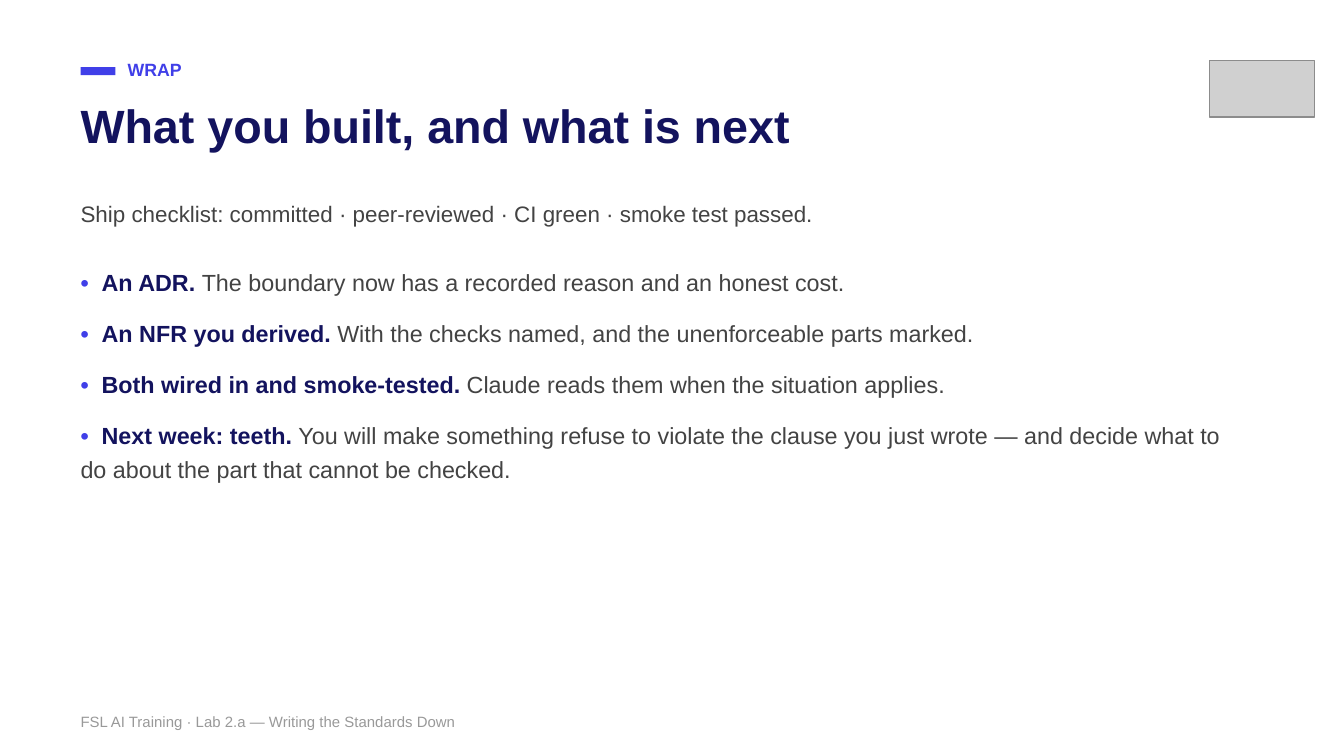
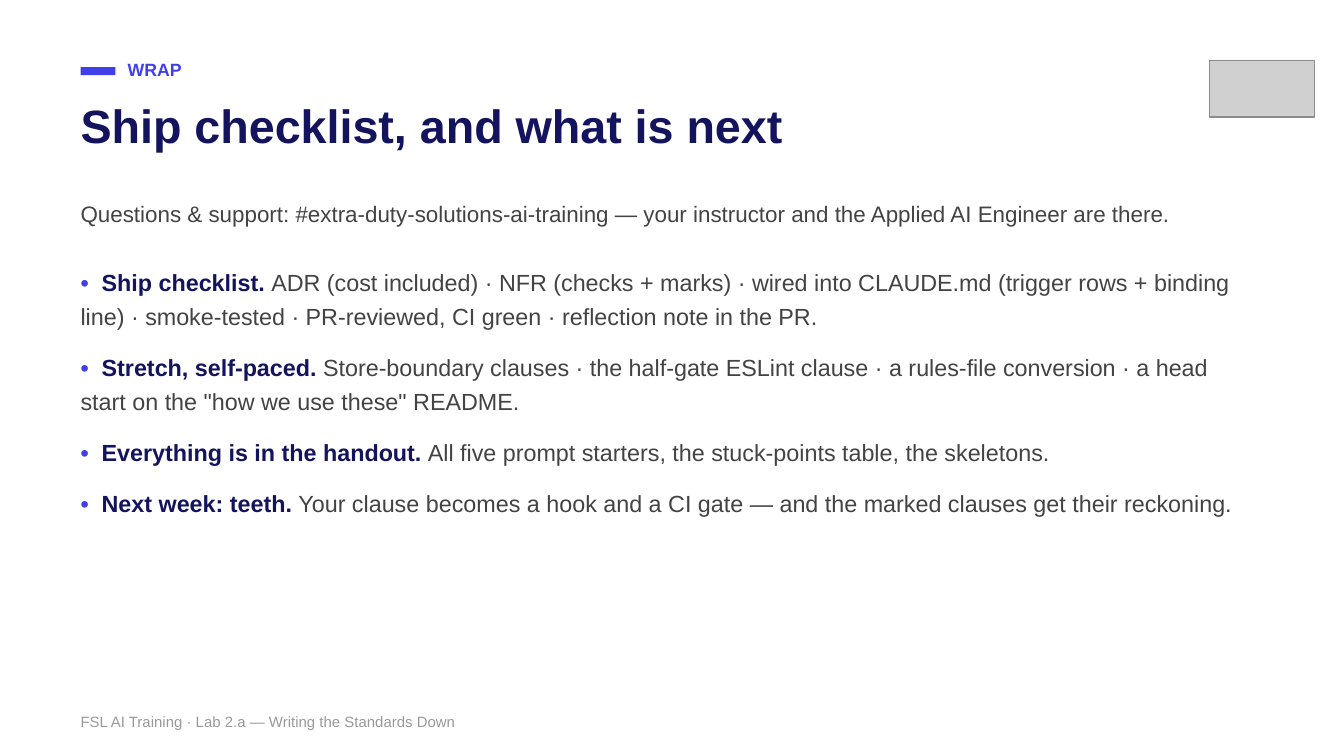
Before and after one commit to mike-tajmajer-fullstacklabs/fsl-taskboard-lab, a slide deck: slide 29 of docs/instructor/lab-2a-writing-the-standards-down.pptx (slide 30 before the commit). Drawn at 1344x756 pixels with LibreOffice and Linux fonts; fonts in the diff are those of the drawing; grey boxes stand for pictures. Boxes give left, top, right and bottom in pixels: in the first picture for what was removed or moved away, otherwise in the second. Text is boxed around its words. In the diff, an @@ line names an element or a change of style, - is before the commit and + after.

```diff
--- a/docs/instructor/lab-2a-writing-the-standards-down.pptx
+++ b/docs/instructor/lab-2a-writing-the-standards-down.pptx
@@ text at (81, 109, 783, 152): text changed @@
-What you built, and what is next
+Ship checklist, and what is next
@@ text at (81, 205, 1169, 227): text changed @@
-Ship checklist: committed · peer-reviewed · CI green · smoke test passed.
+Questions & support: #extra-duty-solutions-ai-training — your instructor and the Applied AI Engineer are there.
@@ text at (81, 274, 1232, 517): text changed @@
-• An ADR. The boundary now has a recorded reason and an honest cost.
-• An NFR you derived. With the checks named, and the unenforceable parts marked.
-• Both wired in and smoke-tested. Claude reads them when the situation applies.
-• Next week: teeth. You will make something refuse to violate the clause you just wrote — and decide what to do about the part that cannot be checked.
+• Ship checklist. ADR (cost included) · NFR (checks + marks) · wired into CLAUDE.md (trigger rows + binding line) · smoke-tested · PR-reviewed, CI green · reflection note in the PR.
+• Stretch, self-paced. Store-boundary clauses · the half-gate ESLint clause · a rules-file conversion · a head start on the "how we use these" README.
+• Everything is in the handout. All five prompt starters, the stuck-points table, the skeletons.
+• Next week: teeth. Your clause becomes a hook and a CI gate — and the marked clauses get their reckoning.
```
Also in this commit, not shown: 21 other slides changed, 4 slides added, 5 slides removed, 10 other files.
